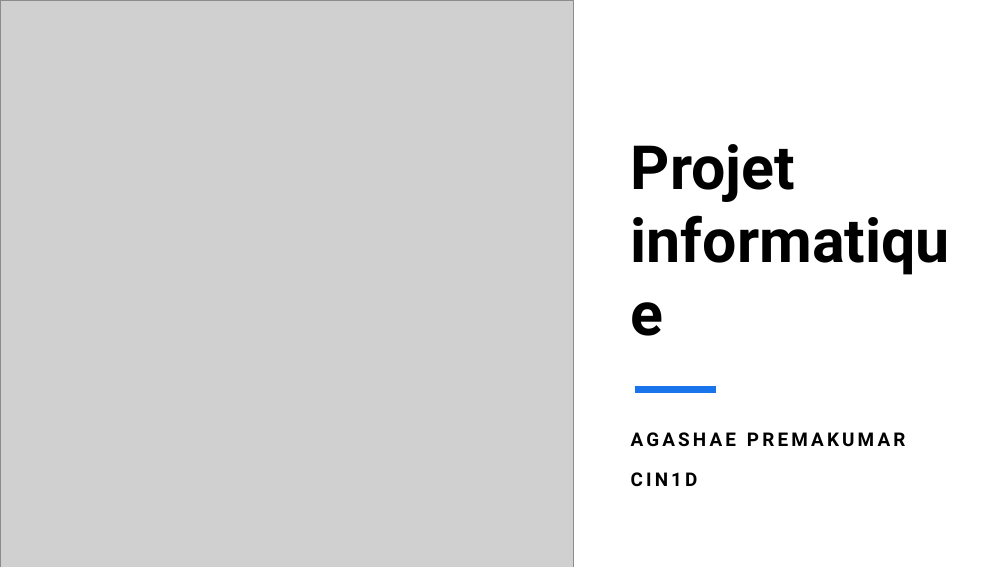
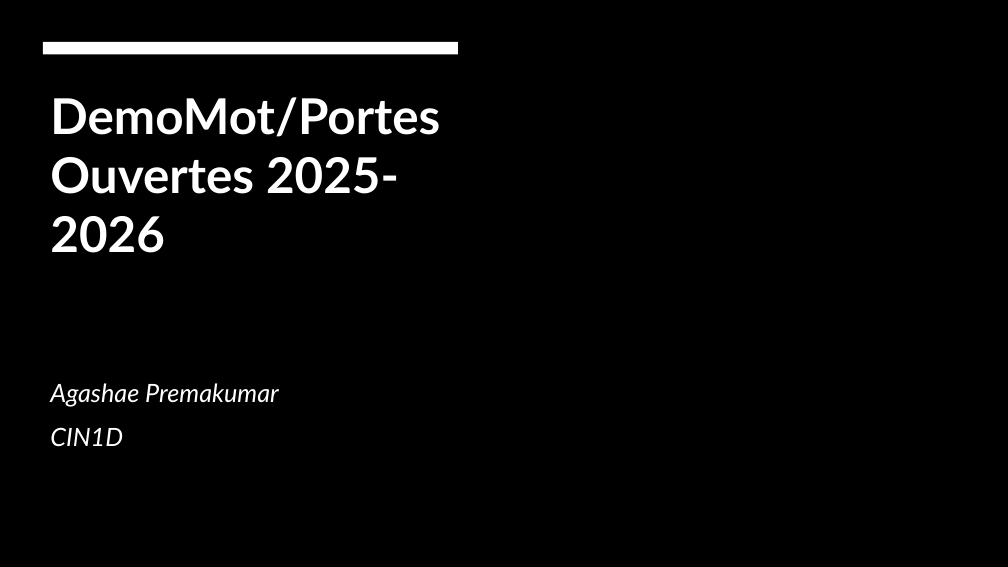
Before and after one commit to Agashae/MoonWebsite, a slide deck: slide 1 of annexe/Presentation.pptx. Drawn at 1008x567 pixels with LibreOffice and Linux fonts; fonts in the diff are those of the drawing; grey boxes stand for pictures; background and template pictures are left out. Boxes give left, top, right and bottom in pixels: in the first picture for what was removed or moved away, otherwise in the second. Text is boxed around its words. In the diff, an @@ line names an element or a change of style, - is before the commit and + after.

```diff
--- a/annexe/Presentation.pptx
+++ b/annexe/Presentation.pptx
@@ background #FFFFFF to picture (left out) @@
@@ picture removed at box(0, 0, 573, 567) @@
@@ rectangle added at box(0, 0, 1008, 567), fill #000000 @@
@@ rectangle added at box(43, 42, 458, 54), fill #FFFFFF @@
@@ title added at box(50, 97, 440, 253), 47 pt, text #FFFFFF, bold @@
+DemoMot/Portes Ouvertes 2025-2026
@@ title removed at box(631, 144, 795, 202) @@
-Projet informatique
@@ subtitle "Agashae Premakumar": place and size @@
-subtitle "Agashae Premakumar" at box(631, 432, 906, 486)
+subtitle "Agashae Premakumar" at box(50, 383, 279, 447)
@@ subtitle at box(50, 383, 279, 407): text changed; size 18 to 24 pt; font Roboto to Lato; text colour #000000 to #FFFFFF; bold off; italic on @@
-AGASHAE PREMAKUMAR
+Agashae Premakumar
@@ line removed from (634, 389) to (715, 389) @@
@@ subtitle at box(50, 427, 123, 447): size 18 to 24 pt, font Roboto to Lato, text colour #000000 to #FFFFFF, letter spacing 3 to 0 pt, bold off, italic on in "CIN1D"; line spacing 1.3 to 1.1 @@
```
Also in this commit, not shown: 8 slides added, 5 other files.
